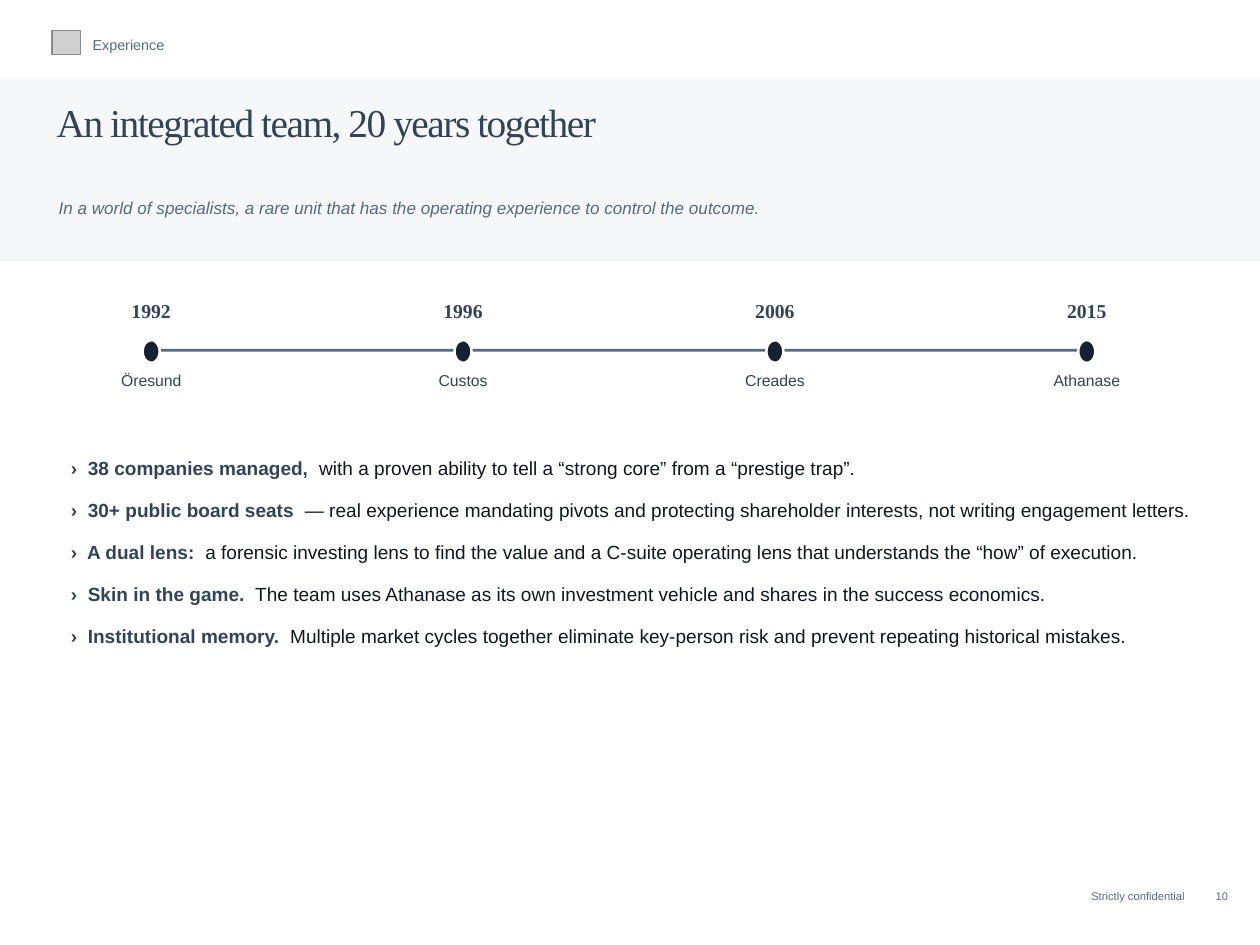
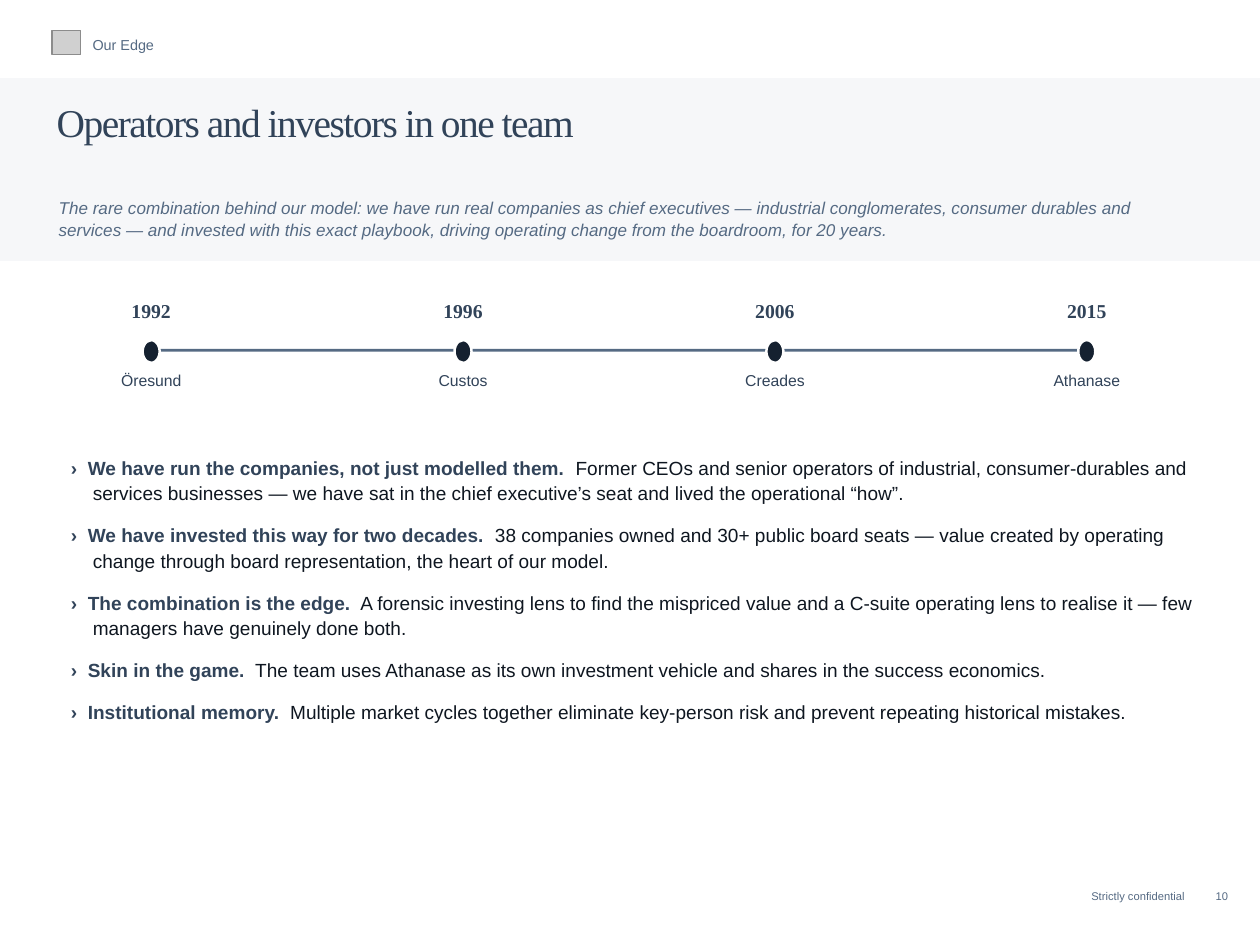
Before and after one commit to charette-lab/Claude, a slide deck: slide 10 of Athanase_Endowment_Pitch_22pp.pptx. Drawn at 1260x945 pixels with LibreOffice and Linux fonts; fonts in the diff are those of the drawing; grey boxes stand for pictures. Boxes give left, top, right and bottom in pixels: in the first picture for what was removed or moved away, otherwise in the second. Text is boxed around its words. In the diff, an @@ line names an element or a change of style, - is before the commit and + after.

```diff
--- a/Athanase_Endowment_Pitch_22pp.pptx
+++ b/Athanase_Endowment_Pitch_22pp.pptx
@@ text at bbox=[93, 39, 154, 53]: text changed @@
-Experience
+Our Edge
@@ text at bbox=[57, 109, 574, 145]: text changed @@
-An integrated team, 20 years together
+Operators and investors in one team
@@ text at bbox=[59, 201, 1131, 240]: text changed @@
-In a world of specialists, a rare unit that has the operating experience to control the outcome.
+The rare combination behind our model: we have run real companies as chief executives — industrial conglomerates, consumer durables and services — and invested with this exact playbook, driving operating change from the boardroom, for 20 years.
@@ text at bbox=[88, 461, 1192, 639]: text changed @@
-› 38 companies managed, with a proven ability to tell a “strong core” from a “prestige trap”.
-› 30+ public board seats — real experience mandating pivots and protecting shareholder interests, not writing engagement letters.
-› A dual lens: a forensic investing lens to find the value and a C-suite operating lens that understands the “how” of execution.
+› We have run the companies, not just modelled them. Former CEOs and senior operators of industrial, consumer-durables and services businesses — we have sat in the chief executive’s seat and lived the operational “how”.
+› We have invested this way for two decades. 38 companies owned and 30+ public board seats — value created by operating change through board representation, the heart of our model.
+› The combination is the edge. A forensic investing lens to find the mispriced value and a C-suite operating lens to realise it — few managers have genuinely done both.
```
